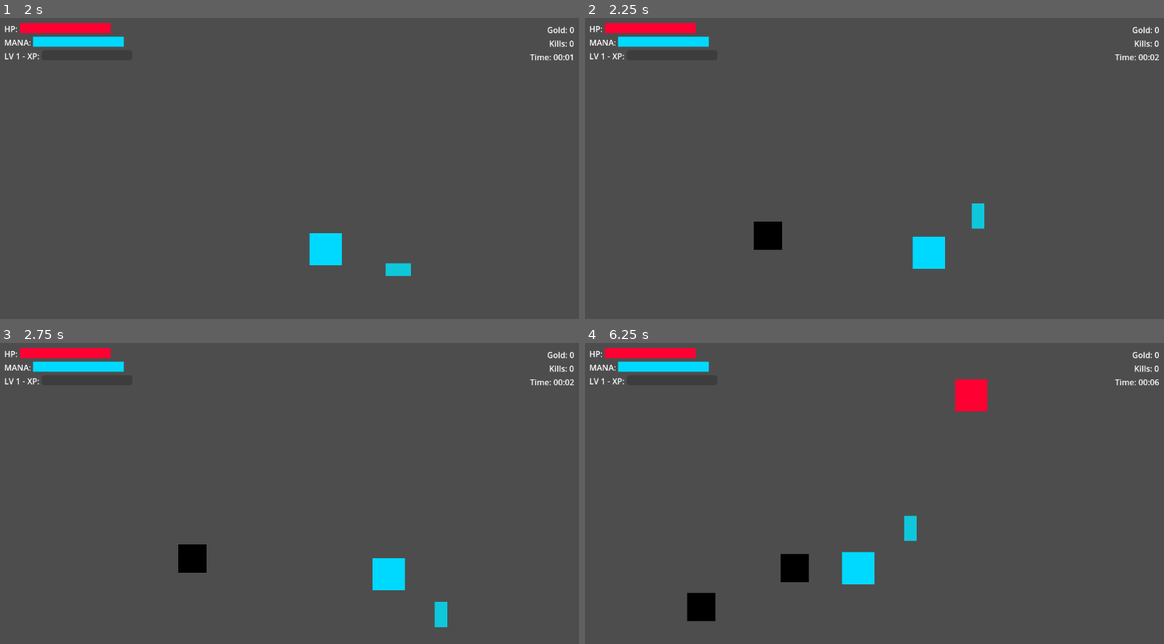
Above: before the commit, frames 1-4 (two rows, left to right).
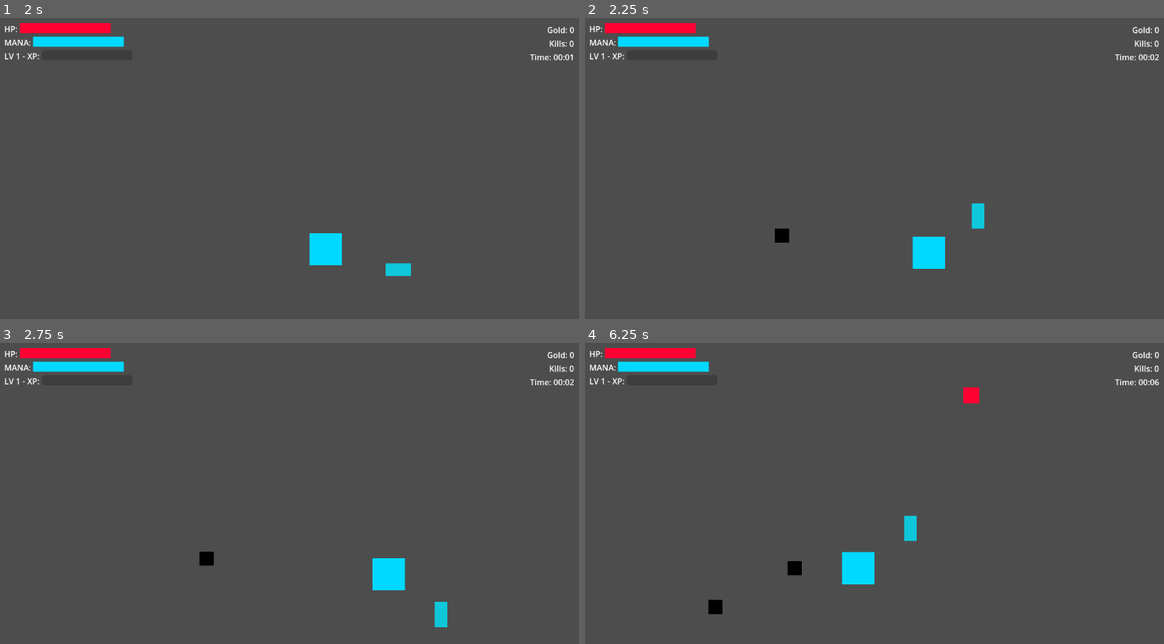
Above: after the commit, the same moments.

Repository: HoangAnhWilliam/Rescue-the-idol-godot
Game: Godot game, scene res://scenes/main_windBlade.tscn
Same seed, same stepped clock (60 frames per second), same inputs: the game is played once before the commit and once after it.
Inputs:
- Up to frame 1 (2 s): hold D (move_right) 0.53-1.28 s; tap E (interact) at 0.6, 1.35 s; hold S (move_down) from 1.28 s (still down)
- Up to frame 2 (2.25 s): release S (move_down) at 2.03 s; hold D (move_right) from 2.03 s (still down); tap E (interact) at 2.1 s
- Up to frame 3 (2.75 s): keep holding D (move_right)
- Up to frame 4 (6.25 s): release D (move_right) at 2.78 s; hold W (move_up) 2.78-3.53 s; tap E (interact) every 0.75 s from 2.85 to 5.85 s; hold A (move_left) 3.53-5.03 s; hold S (move_down) 5.03-5.78 s; hold D (move_right) from 5.78 s (still down)

Frame 1 is identical in both runs. In frame 2, 0.5% of the frame differs, in the area x 29-36%, y 67-78%; in frame 3, 0.5%; in frame 4, 1.3%, in the area x 17-70%, y 12-93%.

Commit message:
Fix visibility: Add camera zoom and fix all entity sizes
Problem: Player and enemies were not visible on screen

Root causes:
1. Camera had no zoom setting - everything too small
2. All ColorRects were double-sized (64x64 instead of 32x32)
3. Player CollisionShape2D had wrong offset

Changes:
- Added camera zoom = Vector2(2, 2) for better visibility
- Fixed player ColorRect: 64x64 → 32x32 centered properly
- Fixed player CollisionShape2D: removed offset
- Fixed zombie ColorRect: 64x64 → 32x32
- Fixed skeleton_bad ColorRect: 56x56 → 28x28
- Fixed skeleton_buff ColorRect: 56x56 → 28x28
- Fixed skeleton_ally ColorRect: 56x56 → 28x28

Now all entities should be clearly visible on screen!

Diff:
--- a/scenes/enemies/skeleton_ally.tscn
+++ b/scenes/enemies/skeleton_ally.tscn
@@ -9,10 +9,10 @@
 script = ExtResource("1_ally_skeleton")
 
 [node name="ColorRect" type="ColorRect" parent="."]
-offset_left = -28.0
-offset_top = -28.0
-offset_right = 28.0
-offset_bottom = 28.0
+offset_left = -14.0
+offset_top = -14.0
+offset_right = 14.0
+offset_bottom = 14.0
 color = Color(0, 1, 1, 1)
 
 [node name="CollisionShape2D" type="CollisionShape2D" parent="."]
--- a/scenes/enemies/skeleton_bad.tscn
+++ b/scenes/enemies/skeleton_bad.tscn
@@ -12,10 +12,10 @@
 script = ExtResource("1_bad_skeleton")
 
 [node name="ColorRect" type="ColorRect" parent="."]
-offset_left = -28.0
-offset_top = -28.0
-offset_right = 28.0
-offset_bottom = 28.0
+offset_left = -14.0
+offset_top = -14.0
+offset_right = 14.0
+offset_bottom = 14.0
 color = Color(0, 0, 0, 1)
 
 [node name="CollisionShape2D" type="CollisionShape2D" parent="."]
--- a/scenes/enemies/skeleton_buff.tscn
+++ b/scenes/enemies/skeleton_buff.tscn
@@ -12,10 +12,10 @@
 script = ExtResource("1_buff_skeleton")
 
 [node name="ColorRect" type="ColorRect" parent="."]
-offset_left = -28.0
-offset_top = -28.0
-offset_right = 28.0
-offset_bottom = 28.0
+offset_left = -14.0
+offset_top = -14.0
+offset_right = 14.0
+offset_bottom = 14.0
 color = Color(0.68, 1, 0, 1)
 
 [node name="CollisionShape2D" type="CollisionShape2D" parent="."]
--- a/scenes/enemies/zombie.tscn
+++ b/scenes/enemies/zombie.tscn
@@ -12,10 +12,10 @@
 script = ExtResource("1_3pt6v")
 
 [node name="ColorRect" type="ColorRect" parent="."]
-offset_left = -32.0
-offset_top = -32.0
-offset_right = 32.0
-offset_bottom = 32.0
+offset_left = -16.0
+offset_top = -16.0
+offset_right = 16.0
+offset_bottom = 16.0
 color = Color(1, 0, 0.2, 1)
 
 [node name="CollisionShape2D" type="CollisionShape2D" parent="."]
--- a/scenes/player/player.tscn
+++ b/scenes/player/player.tscn
@@ -10,18 +10,18 @@
 script = ExtResource("1_8afob")
 
 [node name="ColorRect" type="ColorRect" parent="."]
-offset_left = -32.0
-offset_top = -32.0
-offset_right = 32.0
-offset_bottom = 32.0
+offset_left = -16.0
+offset_top = -16.0
+offset_right = 16.0
+offset_bottom = 16.0
 color = Color(0, 0.8509804, 1, 1)
 
 [node name="CollisionShape2D" type="CollisionShape2D" parent="."]
-position = Vector2(-32, -32)
 shape = SubResource("RectangleShape2D_dovo2")
 
 [node name="Camera2D" type="Camera2D" parent="."]
 enabled = true
+zoom = Vector2(2, 2)
 position_smoothing_enabled = true
 position_smoothing_speed = 10.0
 
